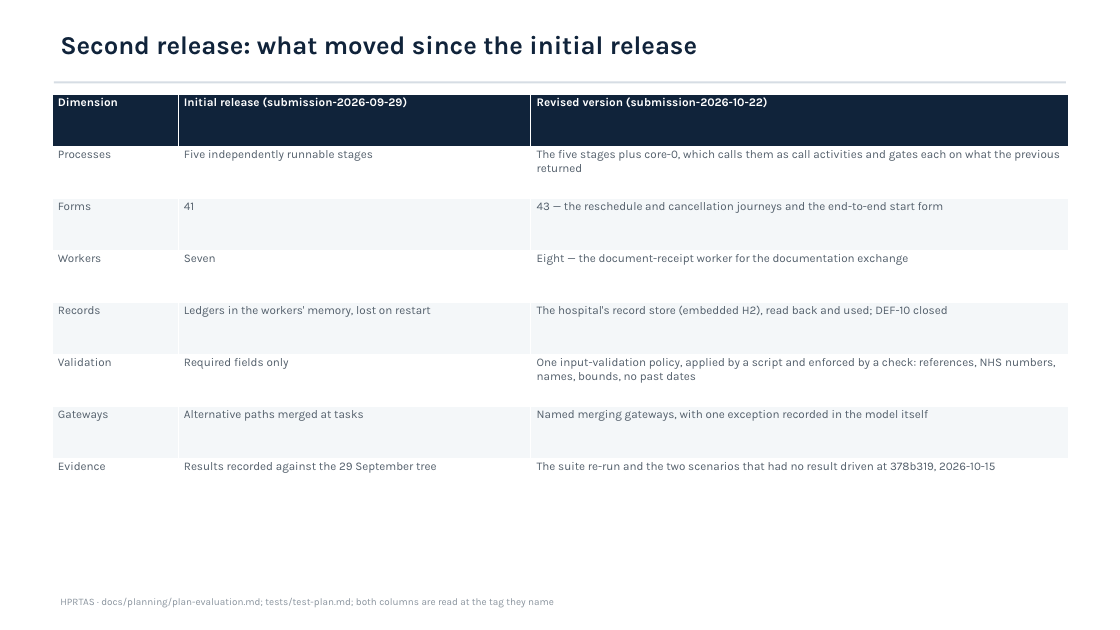
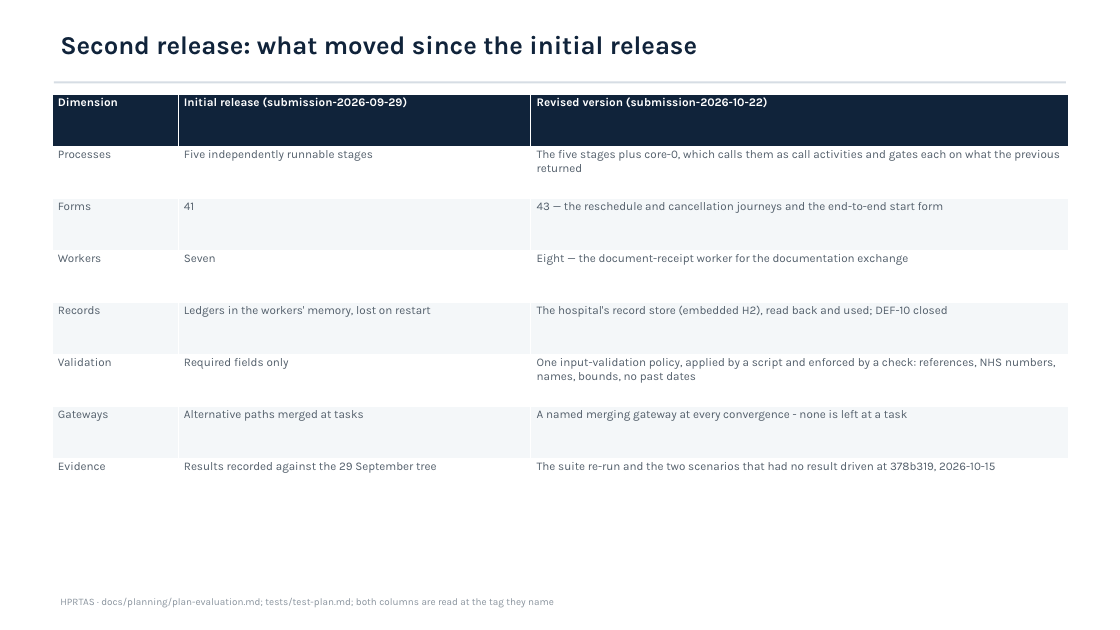
Before and after one commit to GuardFell/HPRTAS, a slide deck: slide 4 of HPRTAS - Second Release.pptx. Drawn at 1120x630 pixels with LibreOffice and Linux fonts; fonts in the diff are those of the drawing. Boxes give left, top, right and bottom in pixels: in the first picture for what was removed or moved away, otherwise in the second. Text is boxed around its words. In the diff, an @@ line names an element or a change of style, - is before the commit and + after.

```diff
--- a/HPRTAS - Second Release.pptx
+++ b/HPRTAS - Second Release.pptx
@@ table at [52, 94, 1069, 511] @@
-row 7, column 3: Named merging gateways, with one exception recorded in the model itself
+row 7, column 3: A named merging gateway at every convergence - none is left at a task
```
Also in this commit, not shown: 2 other slides changed, 10 other files.
